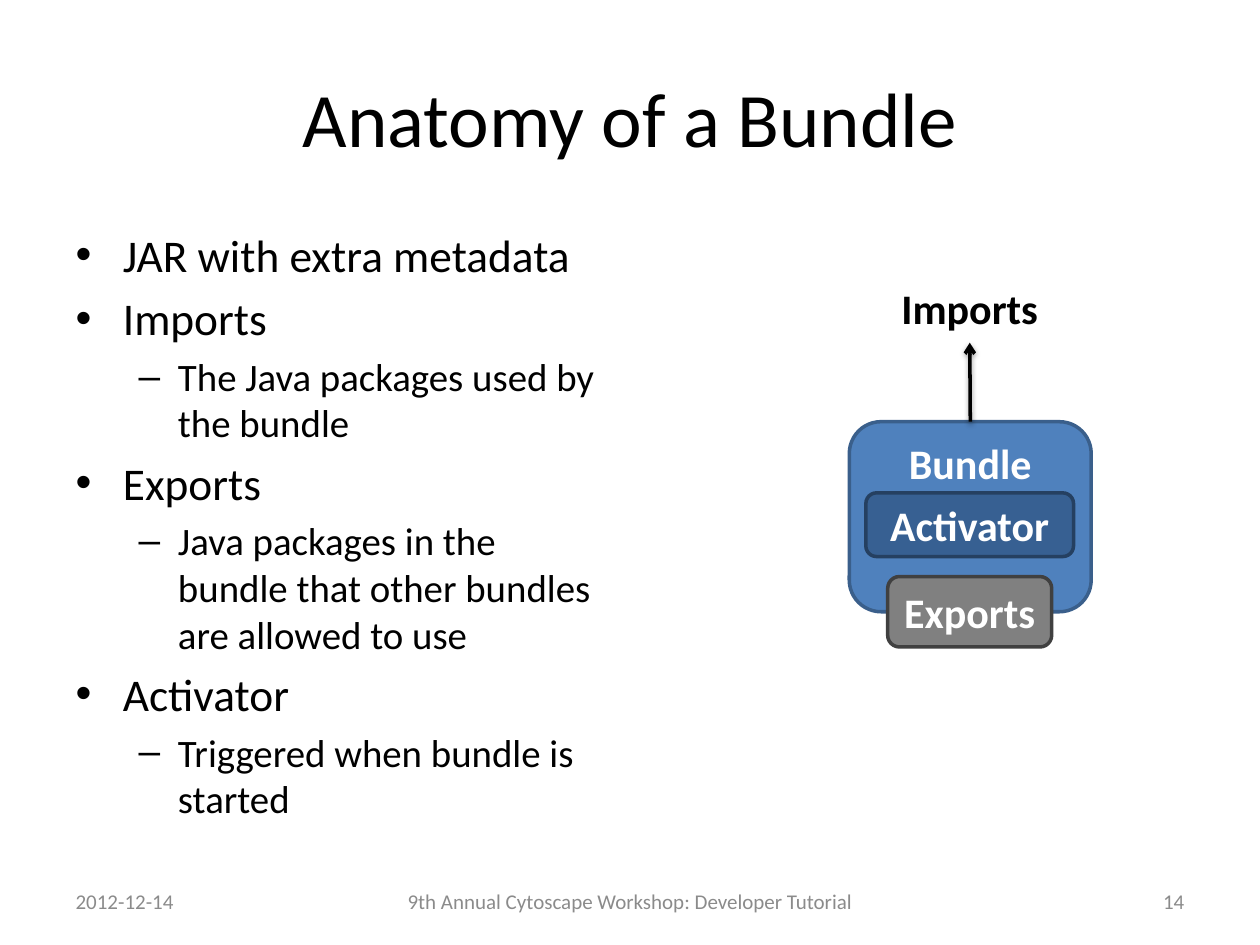
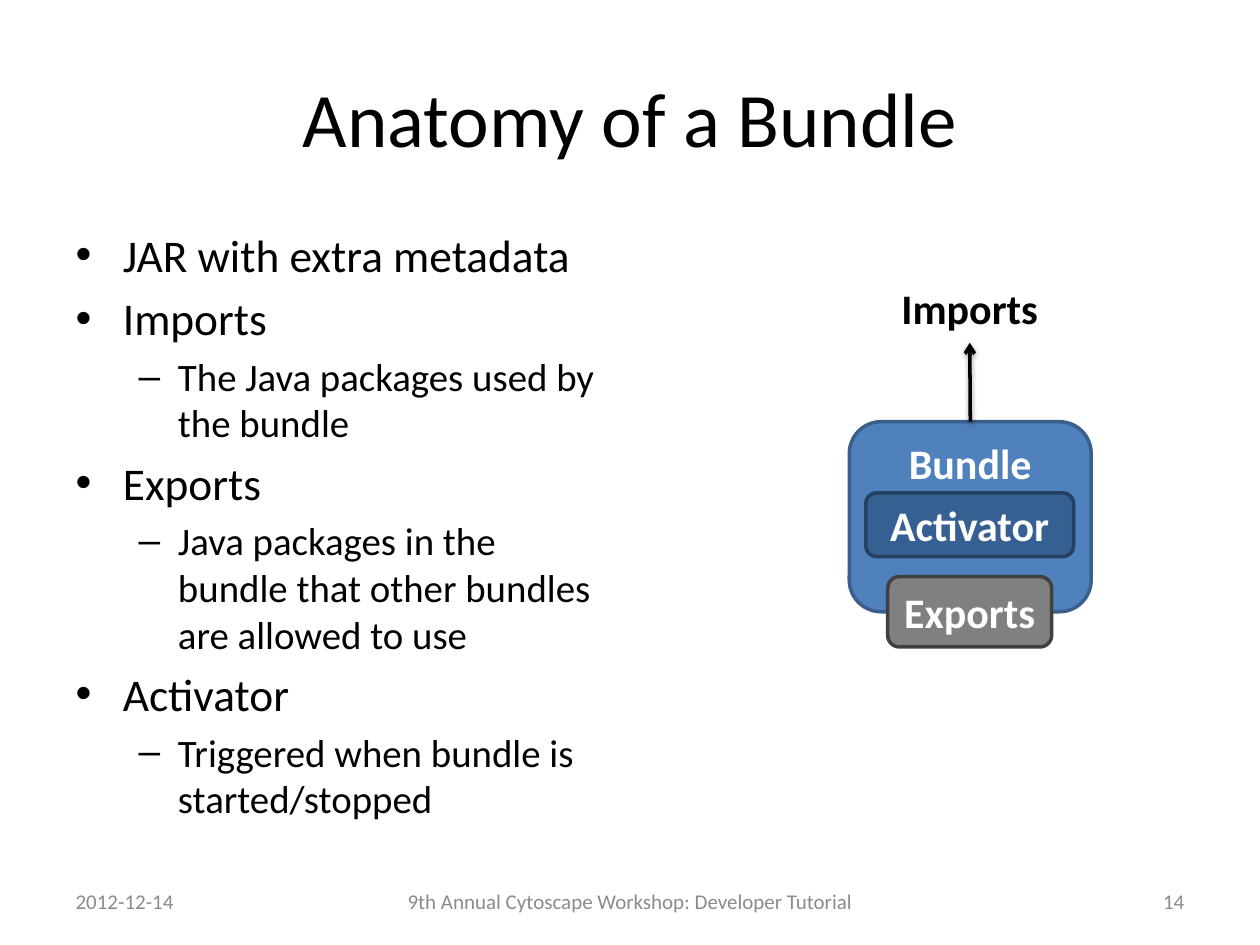
Before and after one commit to jrrmzz/cy3-dev-tutorial, a slide deck: slide 14 of slides.pptx. Drawn at 1260x945 pixels with LibreOffice and Linux fonts; fonts in the diff are those of the drawing. Boxes give left, top, right and bottom in pixels: in the first picture for what was removed or moved away, otherwise in the second. Text is boxed around its words. In the diff, an @@ line names an element or a change of style, - is before the commit and + after.

```diff
--- a/slides.pptx
+++ b/slides.pptx
@@ text at [178, 740, 573, 820]: text changed @@
-  – Triggered when bundle is started
+  – Triggered when bundle is started/stopped
```
Also in this commit, not shown: 9 other slides changed, 8 slides added.
